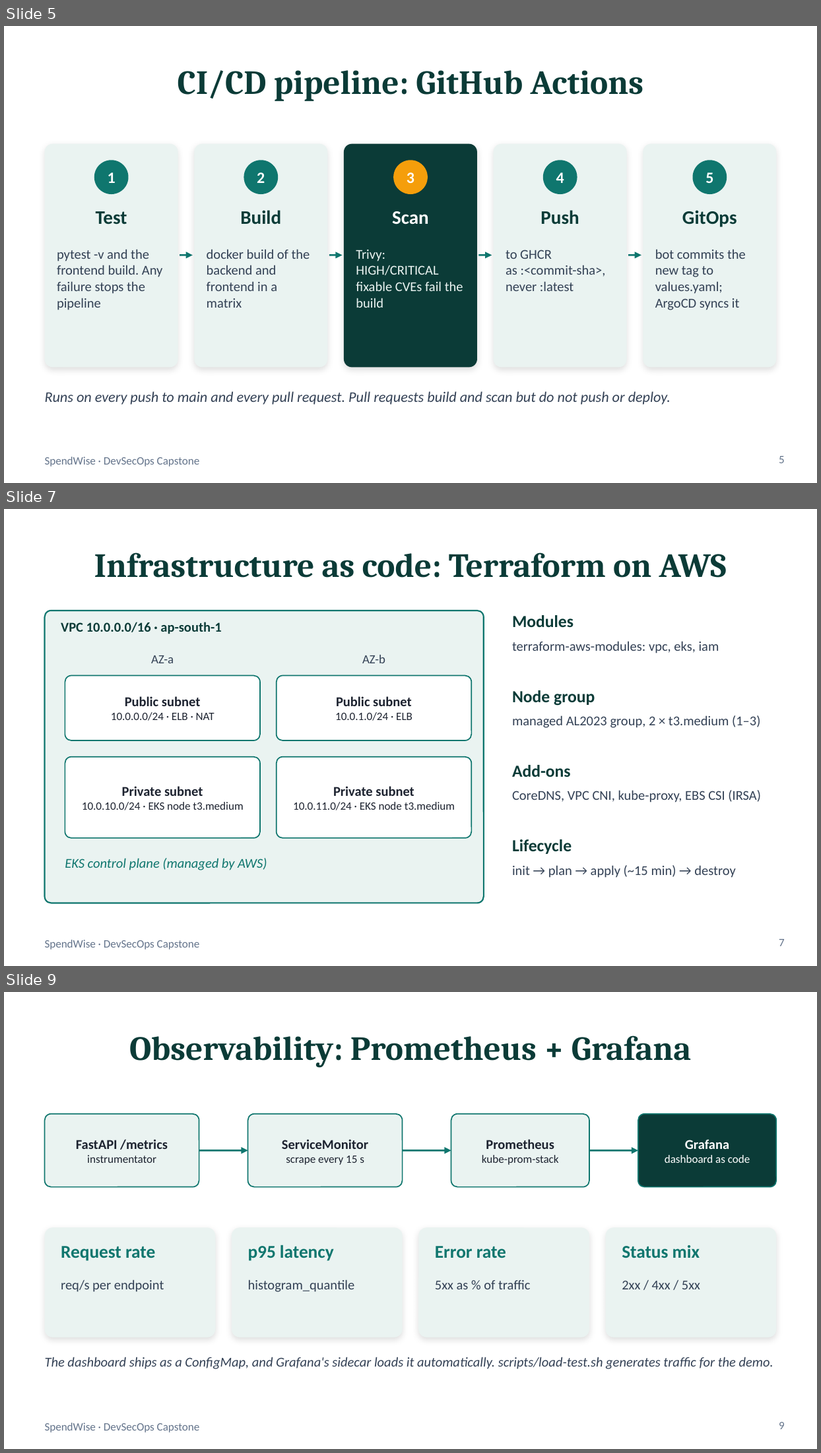
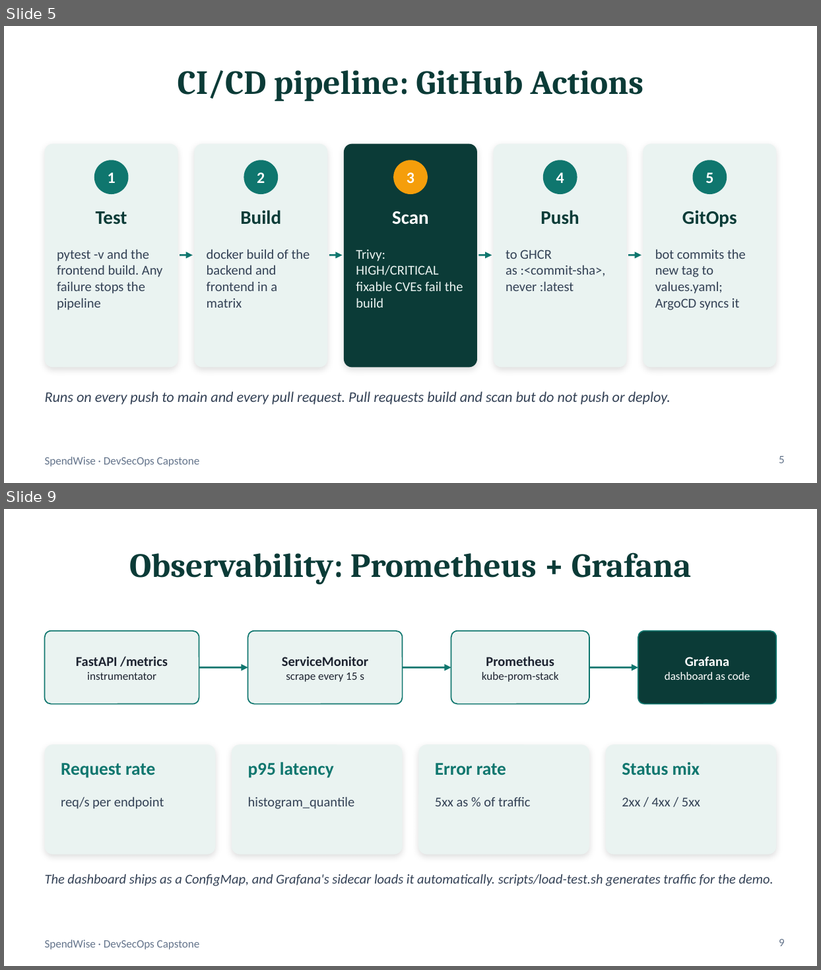
Before and after one commit to PiyushhBansal/spendwise, a slide deck: demo/SpendWise-Presentation.pptx. Shown one above the other, each under a label of ours: slides 5, 7 and 9 before the commit, slides 5 and 9 after it; the slides between them are not shown. The pictures are 821x1453 and 821x970 pixels, drawn with LibreOffice and Linux fonts; fonts in the diff are those of the drawing. Boxes give left, top, right and bottom in pixels: in the first picture for what was removed or moved away, otherwise in the second. Text is boxed around its words. In the diff, an @@ line names an element or a change of style, - is before the commit and + after.

```diff
--- a/demo/SpendWise-Presentation.pptx
+++ b/demo/SpendWise-Presentation.pptx
@@ slide 7 removed at bbox=[4, 509, 817, 966], background #FFFFFF; not listed: 1 template element that a slide beside it also shows @@
@@ title removed at bbox=[94, 553, 727, 578] @@
-Infrastructure as code: Terraform on AWS
@@ rounded rectangle removed at bbox=[45, 611, 484, 904] @@
@@ text removed at bbox=[61, 622, 221, 634] @@
-VPC 10.0.0.0/16 · ap-south-1
@@ text removed at bbox=[512, 615, 574, 628] @@
-Modules
@@ text removed at bbox=[512, 641, 719, 654] @@
-terraform-aws-modules: vpc, eks, iam
@@ text removed at bbox=[151, 656, 174, 663] @@
-AZ-a
@@ text removed at bbox=[362, 655, 385, 663] @@
-AZ-b
@@ rounded rectangle removed at bbox=[65, 676, 260, 741] @@
@@ rounded rectangle removed at bbox=[277, 676, 471, 741] @@
@@ text removed at bbox=[111, 696, 215, 721] @@
-Public subnet
-10.0.0.0/24 · ELB · NAT
@@ text removed at bbox=[335, 696, 413, 721] @@
-Public subnet
-10.0.1.0/24 · ELB
@@ text removed at bbox=[512, 691, 595, 706] @@
-Node group
@@ text removed at bbox=[512, 716, 760, 728] @@
-managed AL2023 group, 2 × t3.medium (1–3)
@@ rounded rectangle removed at bbox=[65, 757, 260, 838] @@
@@ rounded rectangle removed at bbox=[277, 757, 471, 838] @@
@@ text removed at bbox=[512, 765, 571, 778] @@
-Add-ons
@@ text removed at bbox=[82, 786, 243, 811] @@
-Private subnet
-10.0.10.0/24 · EKS node t3.medium
@@ text removed at bbox=[293, 786, 455, 811] @@
-Private subnet
-10.0.11.0/24 · EKS node t3.medium
@@ text removed at bbox=[512, 790, 761, 803] @@
-CoreDNS, VPC CNI, kube-proxy, EBS CSI (IRSA)
@@ text removed at bbox=[512, 840, 572, 854] @@
-Lifecycle
@@ text removed at bbox=[65, 858, 267, 871] @@
-EKS control plane (managed by AWS)
@@ text removed at bbox=[512, 865, 735, 878] @@
-init → plan → apply (~15 min) → destroy
@@ page number removed at bbox=[779, 939, 785, 947] @@
-7
```
Also in this commit, not shown: 7 slides changed, 1 slide added, 2 other files.
